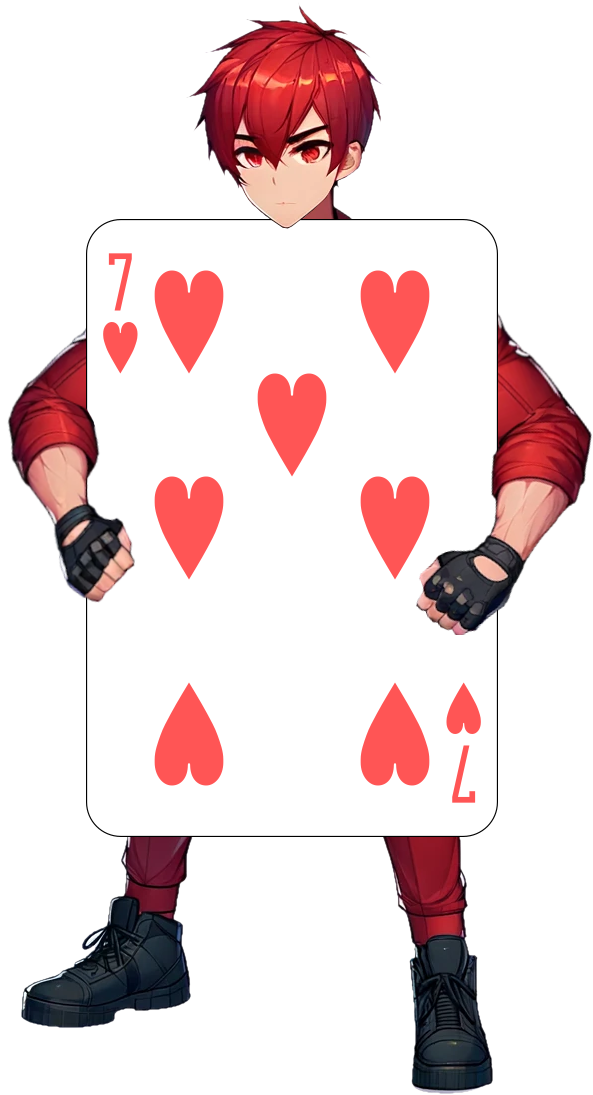
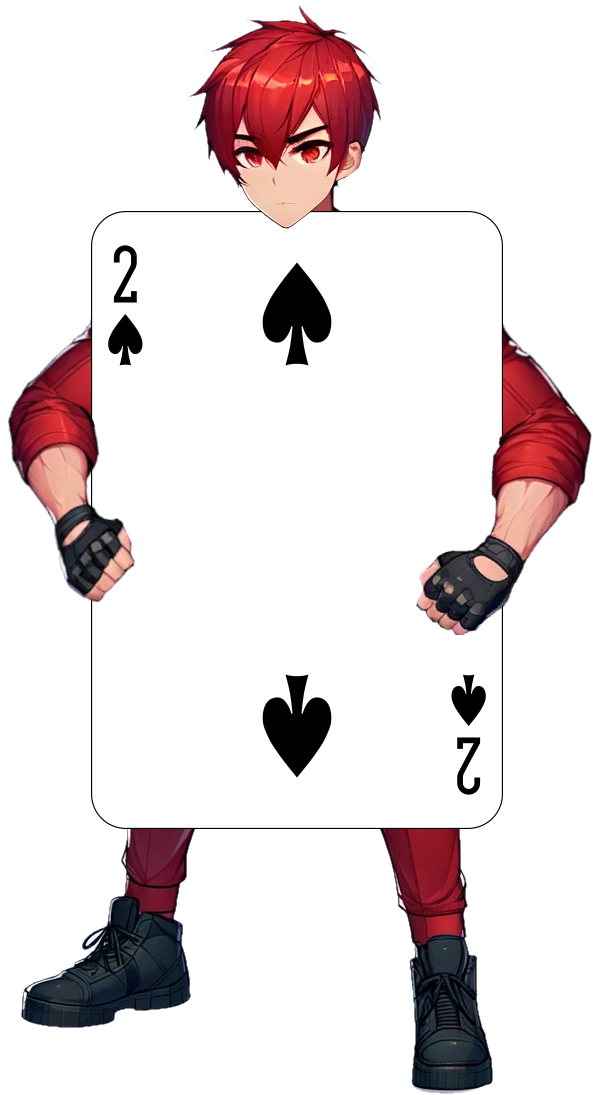
Comparing the layer stacks of the two 593x1095 images. Changes:
added layer "2" above "7" over [91, 211, 503, 829]
hid "card7" over [86, 219, 498, 837]
